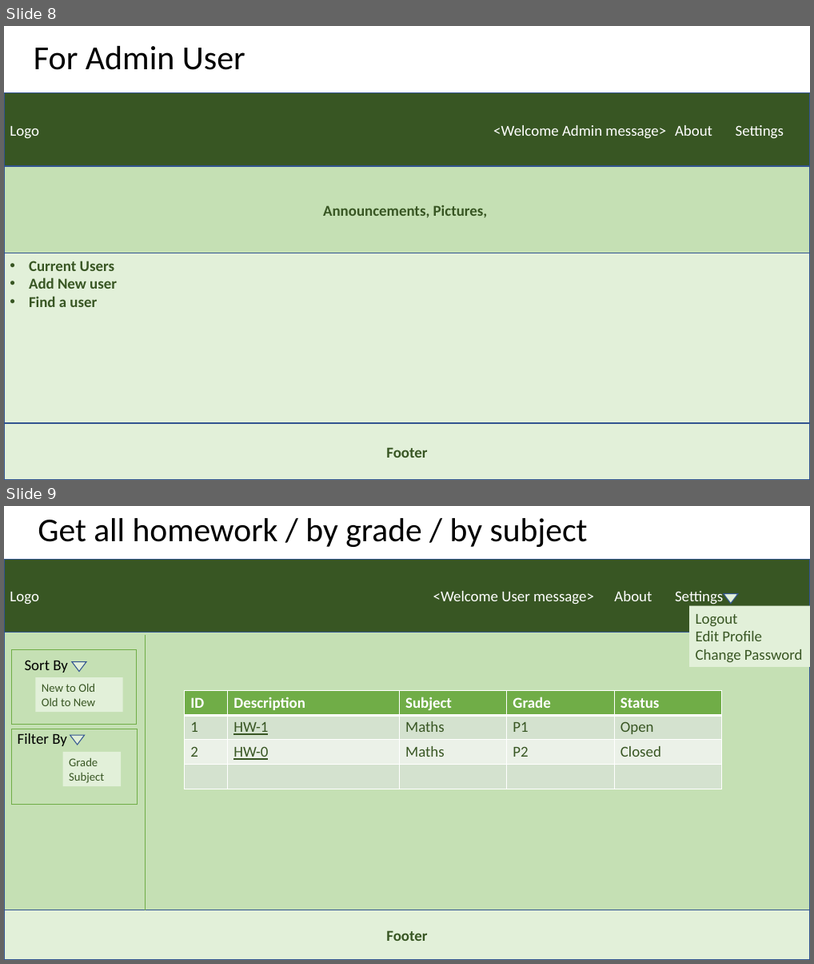
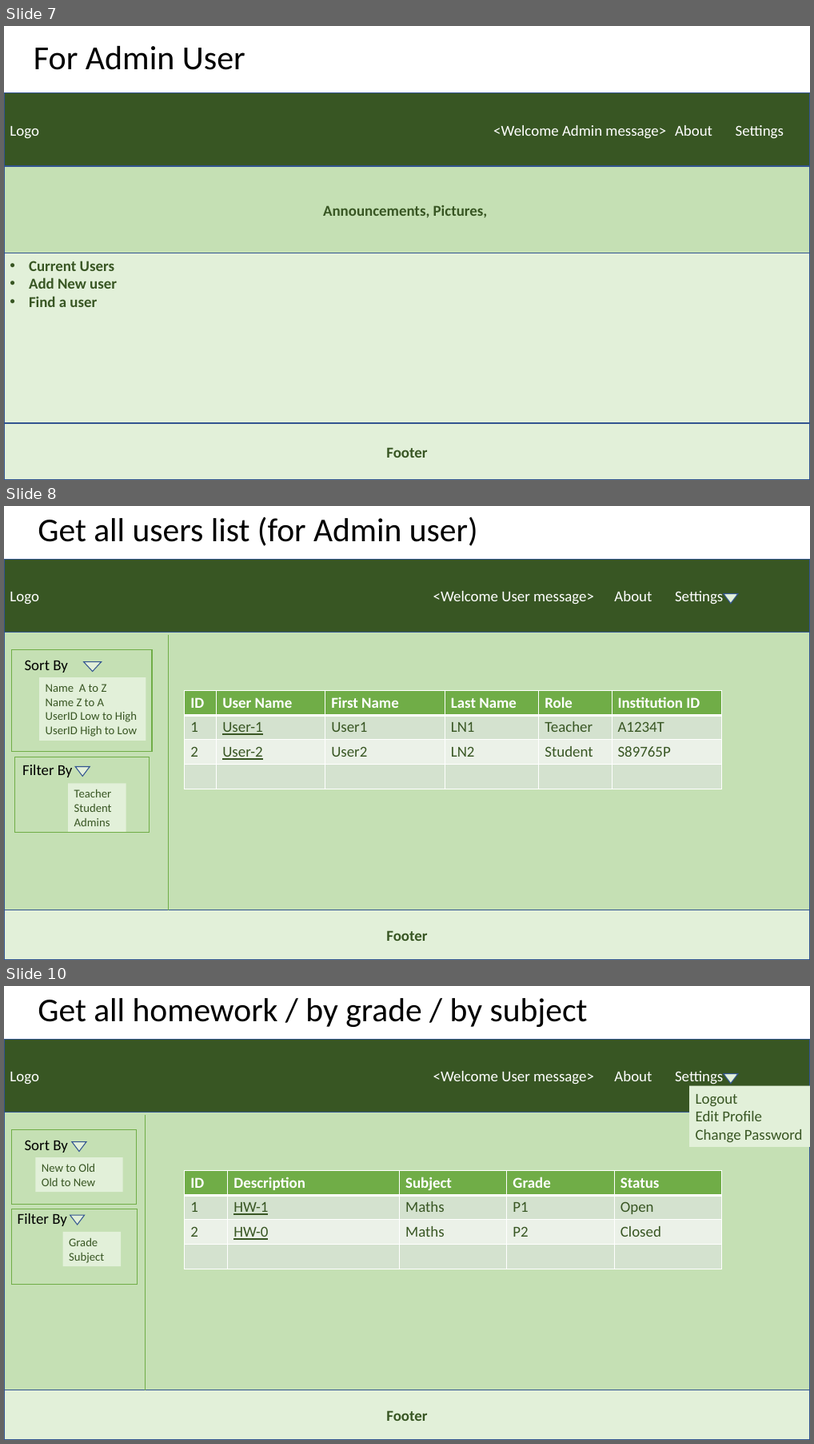
Before and after one commit to Veena-S/RA_HomeworkAssignerApp, a slide deck: Documents/HomeworkAssigner_WireFrame.pptx. Shown one above the other, each under a label of ours: slides 8 and 9 before the commit, slides 7, 8 and 10 after it; the slides between them are not shown. The pictures are 814x964 and 814x1444 pixels, drawn with LibreOffice and Linux fonts; fonts in the diff are those of the drawing. Boxes give left, top, right and bottom in pixels: in the first picture for what was removed or moved away, otherwise in the second. Text is boxed around its words. In the diff, an @@ line names an element or a change of style, - is before the commit and + after.

Commit message:
Updated ERD and Wireframe
A few columns added in the user table
In wireframe, added slides for create / edit user form

```diff
--- a/Documents/HomeworkAssigner_WireFrame.pptx
+++ b/Documents/HomeworkAssigner_WireFrame.pptx
@@ slide 8 added at bbox=[4, 506, 810, 960], background #FFFFFF @@
@@ title added at bbox=[38, 516, 478, 546], 39.6 pt, text #000000 @@
+Get all users list (for Admin user)
@@ rectangle added at bbox=[4, 560, 810, 632], fill #385723, outline #325491 1 pt, 18 pt, text #FFFFFF @@
+Logo <Welcome User message> About Settings
@@ triangle added at bbox=[724, 594, 738, 604], fill #E2F0D9, outline #325491 1 pt @@
@@ rectangle added at bbox=[4, 632, 810, 910], fill #C5E0B4, outline #325491 1 pt @@
@@ rectangle added at bbox=[11, 649, 152, 751], outline #70AD47 1 pt @@
@@ line added from (169, 635) to (169, 909), #70AD47 0.5 pt @@
@@ text added at bbox=[25, 660, 68, 672], 18 pt, text #000000 @@
+Sort By
@@ triangle added at bbox=[84, 661, 102, 671], fill #E2F0D9, outline #325491 1 pt @@
@@ rectangle added at bbox=[39, 677, 146, 740], fill #E2F0D9, 14 pt, text #385723 @@
+Name A to Z
+Name Z to A
+UserID Low to High
+UserID High to Low
@@ table added at bbox=[185, 691, 722, 788], 4 rows, 6 columns @@
+ID | User Name | First Name | Last Name | Role | Institution ID
+1 | User-1 | User1 | LN1 | Teacher | A1234T
+2 | User-2 | User2 | LN2 | Student | S89765P
+ |  |  |  |  | 
@@ rectangle added at bbox=[15, 757, 150, 832], outline #70AD47 1 pt @@
@@ text added at bbox=[22, 764, 73, 777], 18 pt, text #000000 @@
+Filter By
@@ triangle added at bbox=[75, 767, 90, 776], fill #E2F0D9, outline #325491 1 pt @@
@@ rectangle added at bbox=[68, 783, 126, 832], fill #E2F0D9, 14 pt, text #385723 @@
+Teacher
+Student
+Admins
@@ rectangle added at bbox=[4, 909, 810, 960], fill #E2F0D9, outline #325491 1 pt, 18 pt, text #385723, bold @@
+Footer
@@ what was slide 8 is now slide 7 @@
@@ what was slide 9 is now slide 10 @@
```
Also in this commit, not shown: 1 slide changed, 1 other slide added, 1 slide removed, 1 other file.
